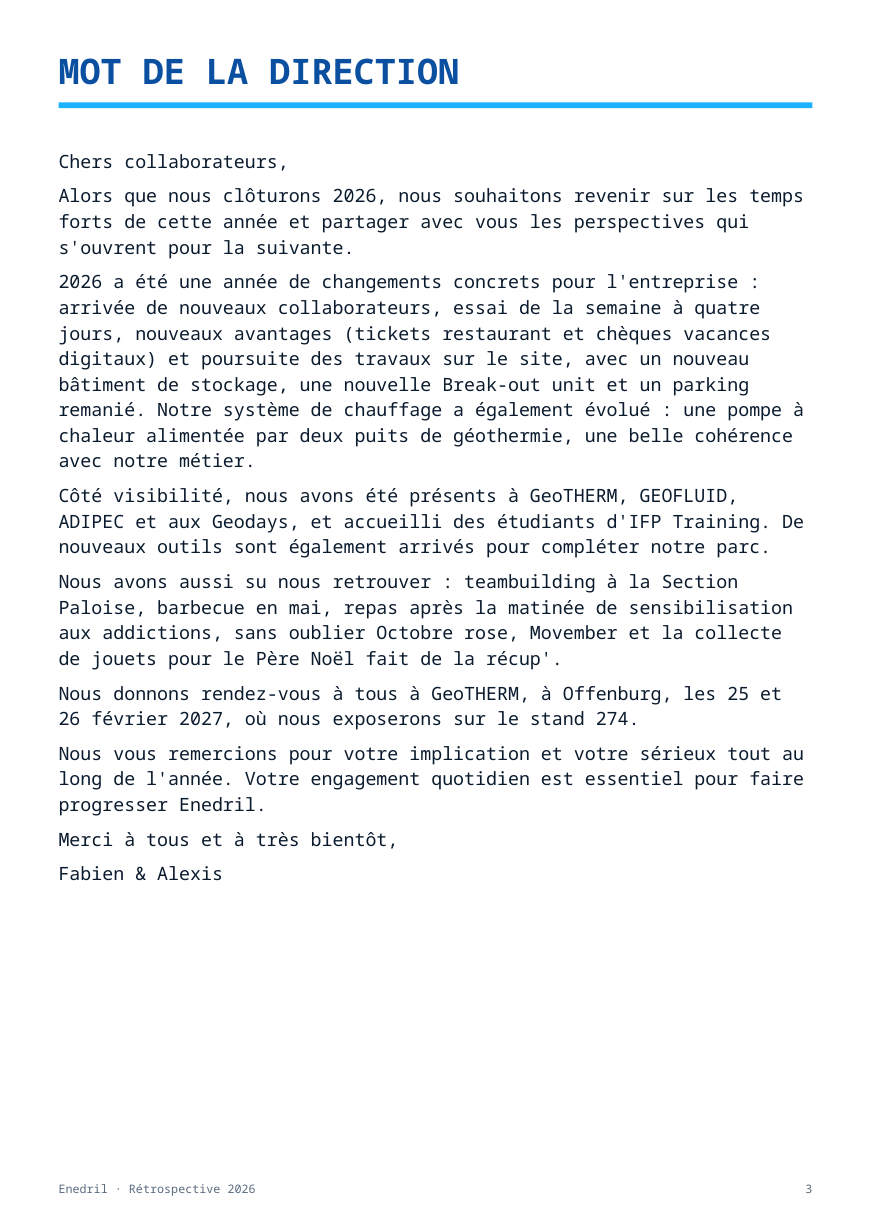
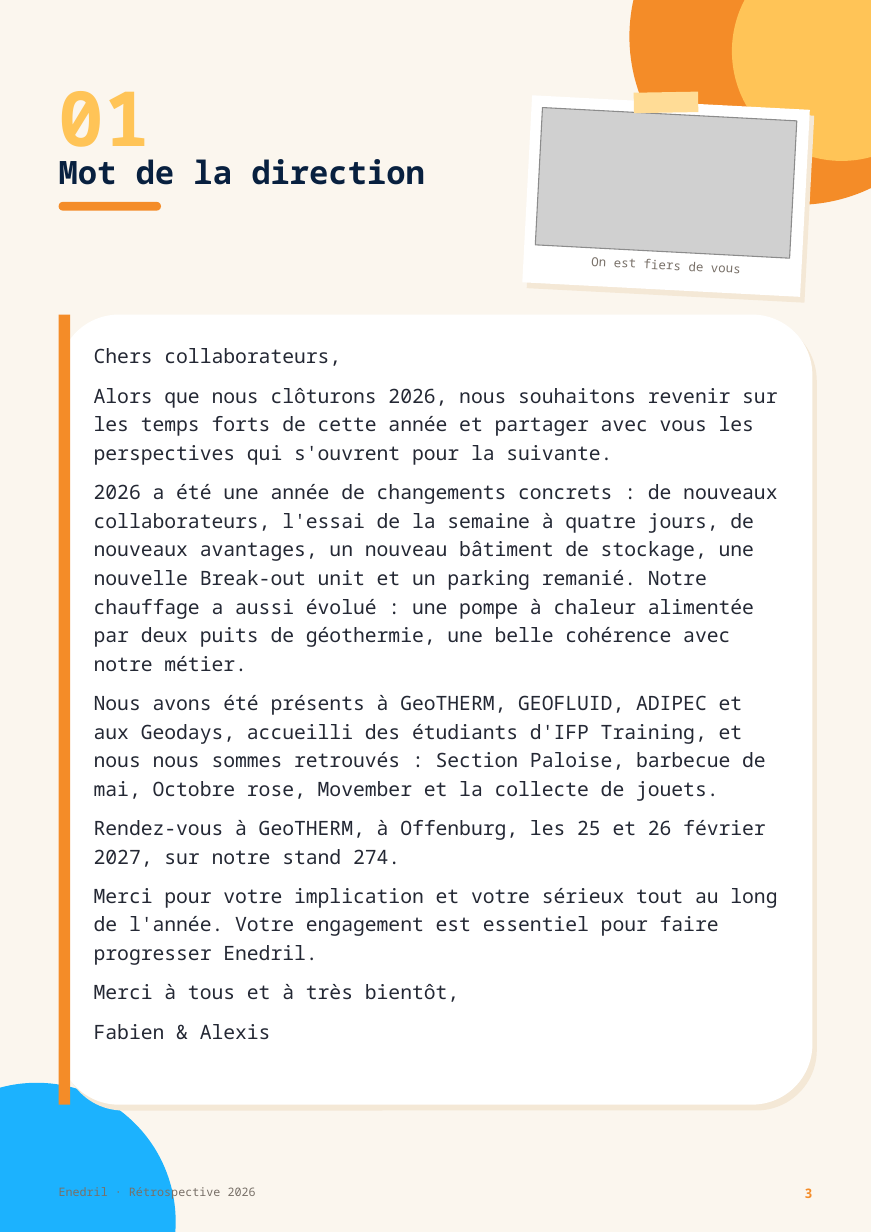
Before and after one commit to paulhdk360/Paul, a slide deck: slide 3 of gazette_2026/Gazette_Enedril_2026.pptx. Drawn at 871x1232 pixels with LibreOffice and Linux fonts; fonts in the diff are those of the drawing; grey boxes stand for pictures. Boxes give left, top, right and bottom in pixels: in the first picture for what was removed or moved away, otherwise in the second. Text is boxed around its words. In the diff, an @@ line names an element or a change of style, - is before the commit and + after.

```diff
--- a/gazette_2026/Gazette_Enedril_2026.pptx
+++ b/gazette_2026/Gazette_Enedril_2026.pptx
@@ rectangle added at box(0, 0, 871, 1232), fill #FBF6EE @@
@@ ellipse added at box(630, 0, 871, 205), fill #F48C28 @@
@@ ellipse added at box(732, 0, 871, 160), fill #FFC457 @@
@@ rectangle removed at box(59, 102, 813, 109) @@
@@ text added at box(59, 91, 150, 166), 52 pt, text #FFC457, bold @@
+01
@@ rectangle added at box(523, 95, 810, 297), fill #FFFFFF @@
@@ rectangle added at box(527, 101, 815, 303), fill #F4E8D6 @@
@@ picture added at box(535, 107, 797, 259) @@
@@ rectangle added at box(634, 92, 698, 113), fill #FFDC96 @@
@@ text at box(59, 159, 425, 185): text changed; size 24 to 22 pt; text colour #0A4FA0 to #08203F @@
-MOT DE LA DIRECTION
+Mot de la direction
@@ rounded rectangle added at box(59, 202, 161, 211), fill #F48C28 @@
@@ text added at box(591, 257, 703, 272), 8.5 pt, text #787068 @@
+On est fiers de vous
@@ rounded rectangle added at box(59, 315, 813, 1106), fill #FFFFFF @@
@@ rectangle added at box(59, 315, 71, 1106), fill #F48C28 @@
@@ rounded rectangle added at box(63, 321, 817, 1111), fill #F4E8D6 @@
@@ text at box(94, 348, 777, 1039): size 12.5 to 13.5 pt, text colour #0B1B2E to #242834 in "Chers collaborateurs,", "Alors que nous clôturons 2026, nous souhaitons ...", "Merci à tous et à très bientôt,", "Fabien & Alexis"; line spacing 17.5pt to 19.5pt; more space between paragraphs @@
@@ text "Chers collaborateurs,": place and size @@
-text "Chers collaborateurs," at box(59, 154, 804, 881)
+text "Chers collaborateurs," at box(94, 348, 777, 1039)
@@ text at box(94, 484, 777, 965): text changed; size 12.5 to 13.5 pt; text colour #0B1B2E to #242834 @@
-2026 a été une année de changements concrets pour l'entreprise : arrivée de nouveaux collaborateurs, essai de la semaine à quatre jours, nouveaux avantages (tickets restaurant et chèques vacances digitaux) et poursuite des travaux sur le site, avec un nouveau bâtiment de stockage, une nouvelle Break-out unit et un parking remanié. Notre système de chauffage a également évolué : une pompe à chaleur alimentée par deux puits de géothermie, une belle cohérence avec notre métier.
-Côté visibilité, nous avons été présents à GeoTHERM, GEOFLUID, ADIPEC et aux Geodays, et accueilli des étudiants d'IFP Training. De nouveaux outils sont également arrivés pour compléter notre parc.
-Nous avons aussi su nous retrouver : teambuilding à la Section Paloise, barbecue en mai, repas après la matinée de sensibilisation aux addictions, sans oublier Octobre rose, Movember et la collecte de jouets pour le Père Noël fait de la récup'.
-Nous donnons rendez-vous à tous à GeoTHERM, à Offenburg, les 25 et 26 février 2027, où nous exposerons sur le stand 274.
-Nous vous remercions pour votre implication et votre sérieux tout au long de l'année. Votre engagement quotidien est essentiel pour faire progresser Enedril.
+2026 a été une année de changements concrets : de nouveaux collaborateurs, l'essai de la semaine à quatre jours, de nouveaux avantages, un nouveau bâtiment de stockage, une nouvelle Break-out unit et un parking remanié. Notre chauffage a aussi évolué : une pompe à chaleur alimentée par deux puits de géothermie, une belle cohérence avec notre métier.
+Nous avons été présents à GeoTHERM, GEOFLUID, ADIPEC et aux Geodays, accueilli des étudiants d'IFP Training, et nous nous sommes retrouvés : Section Paloise, barbecue de mai, Octobre rose, Movember et la collecte de jouets.
+Rendez-vous à GeoTHERM, à Offenburg, les 25 et 26 février 2027, sur notre stand 274.
+Merci pour votre implication et votre sérieux tout au long de l'année. Votre engagement est essentiel pour faire progresser Enedril.
@@ ellipse added at box(0, 1084, 176, 1232), fill #1CB2FE @@
@@ text "Enedril · Rétrospective 2026" at box(59, 1185, 256, 1200): text colour #5A6B7F to #787068 @@
@@ text "3" at box(805, 1188, 813, 1198): size 8 to 9 pt, text colour #5A6B7F to #F48C28, bold on; more space between paragraphs @@
```
Also in this commit, not shown: 10 other slides changed, 2 other files.
